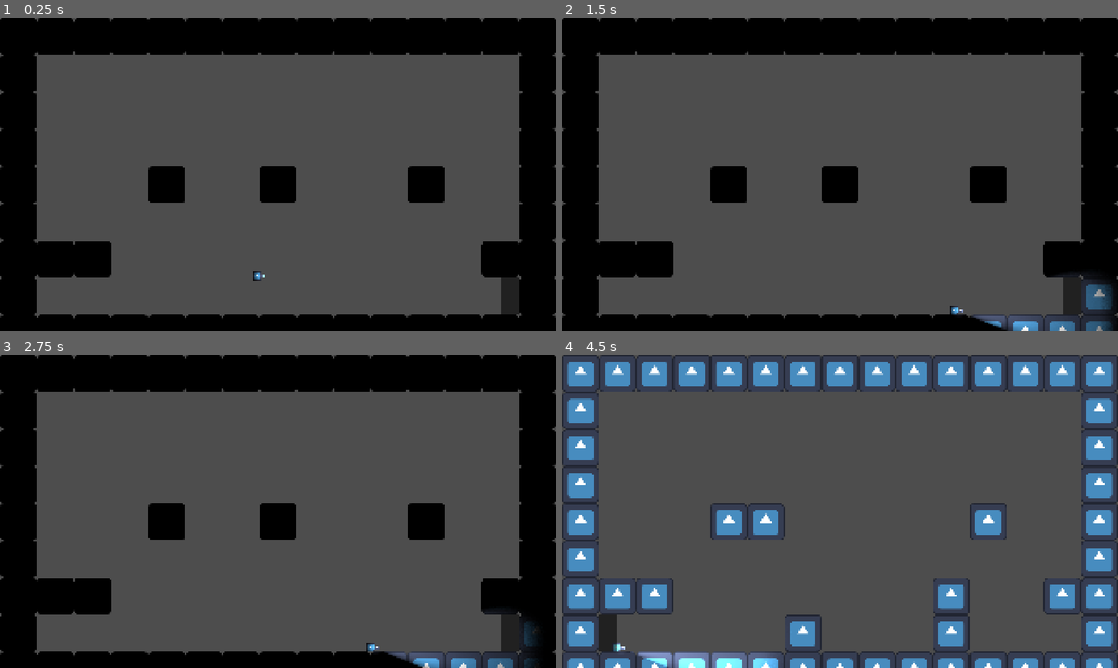
Above: before the commit, frames 1-4 (two rows, left to right).
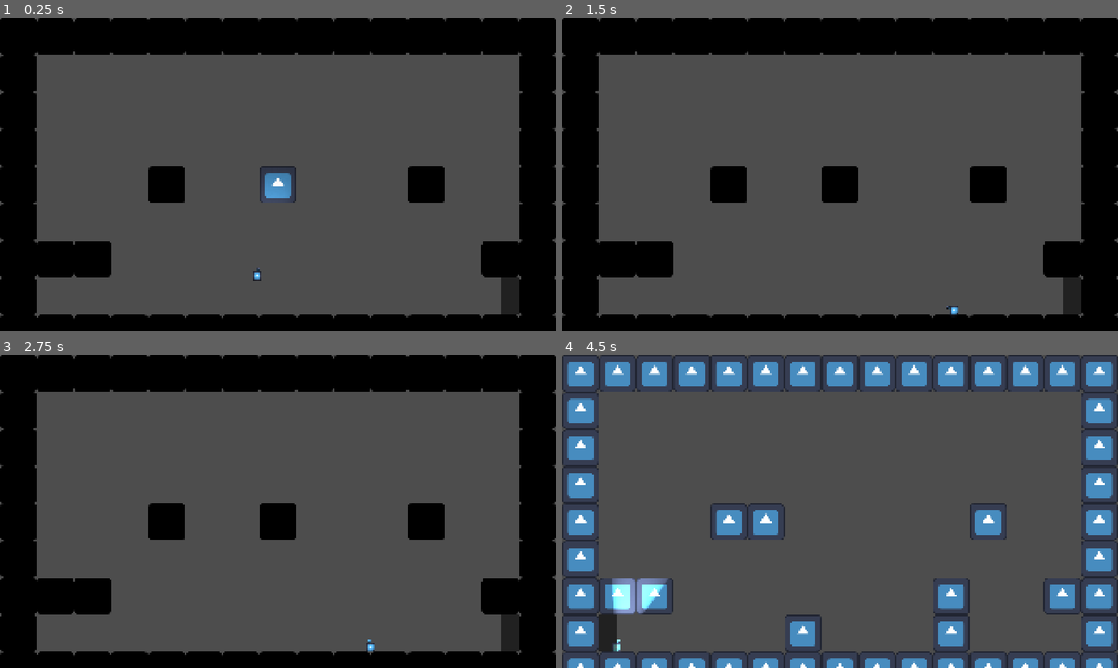
Above: after the commit, the same moments.

Repository: DylanPerry2098/ScreenTear
Game: Godot game, scene res://scenes/levels/test_room.tscn
Two runs of this game, one before a commit and one after it. Both use one fixed random seed, a clock stepped at 60 frames per second and the inputs below. The engine's default icon, where the game draws it, is replaced by a stand-in: a white triangle on a blue panel in a dark square.
Inputs (mouse positions are in pixels of both pictures, inside the frame that each line leads up to):
- Up to frame 1 (0.25 s): no input
- Up to frame 2 (1.5 s): move the mouse to (962, 158) at 0.52 s; hold D (move_right) from 0.53 s (still down); tap E (interact) at 0.6, 1.35 s; tap Space (jump) at 0.77 s; move the mouse to (728, 190) at 1.27 s
- Up to frame 3 (2.75 s): tap Space (jump) at 1.52 s; move the mouse to (333, 442) at 2.02 s; release D (move_right) at 2.03 s; hold A (move_left) from 2.03 s (still down); tap E (interact) at 2.1 s
- Up to frame 4 (4.5 s): move the mouse to (812, 574) at 2.77 s; release A (move_left) at 2.78 s; hold D (move_right) 2.78-4.28 s; tap E (interact) at 2.85, 3.6, 4.35 s; tap Space (jump) at 3.02, 3.77 s; move the mouse to (1006, 558) at 3.52 s; move the mouse to (673, 464) at 4.27 s; hold A (move_left) from 4.28 s (still down)

The runs differ from the first frame. In frame 1, 0.8% of the frame differs, in the area x 45-54%, y 47-84%; in frame 2, 1.9%; in frame 3, 1.5%; in frame 4, 2.0%, in the area x 9-39%, y 71-100%.

Commit message:
Flashlight part 2
Flashlight now orbits player based on global mouse position

Diff:
--- a/scenes/characters/player.tscn
+++ b/scenes/characters/player.tscn
@@ -13,9 +13,6 @@
 [ext_resource type="Texture2D" uid="uid://drp0dedttahbe" path="res://assets/light_point.webp" id="11_2l4js"]
 
 [sub_resource type="CapsuleShape2D" id="CapsuleShape2D_i31h3"]
-
-[sub_resource type="CircleShape2D" id="CircleShape2D_ahet1"]
-radius = 22.022715
 
 [node name="Player" type="CharacterBody2D" unique_id=366328777 node_paths=PackedStringArray("state_machine", "state_idle", "state_run", "state_jump", "state_fall", "state_land")]
 collision_layer = 3
@@ -71,16 +68,14 @@
 wait_time = 0.1
 one_shot = true
 
-[node name="Flashlight" parent="." unique_id=1496237813 instance=ExtResource("10_7vyk4")]
+[node name="LightCenter" type="Node2D" parent="." unique_id=810472179]
+
+[node name="Flashlight" parent="LightCenter" unique_id=1496237813 instance=ExtResource("10_7vyk4")]
 position = Vector2(22, 0)
 
-[node name="CollisionShape2D2" type="CollisionShape2D" parent="." unique_id=1678463297]
-shape = SubResource("CircleShape2D_ahet1")
-disabled = true
-
-[node name="Illumination" type="PointLight2D" parent="." unique_id=612784230]
-position = Vector2(16.025412, -0.7913718)
+[node name="Illumination" type="PointLight2D" parent="LightCenter" unique_id=612784230]
+position = Vector2(1.5, 0)
 rotation = -3.1415925
-scale = Vector2(0.28784972, 0.19633159)
+scale = Vector2(0.18611793, 0.2064088)
 energy = 1.85
 texture = ExtResource("11_2l4js")
--- a/scenes/characters/td_player.tscn
+++ b/scenes/characters/td_player.tscn
@@ -1,6 +1,6 @@
 [gd_scene format=3 uid="uid://dlcau2r73btb8"]
 
-[ext_resource type="Script" uid="uid://cp4c47ugr2j55" path="res://td_player.gd" id="1_u13g6"]
+[ext_resource type="Script" uid="uid://cp4c47ugr2j55" path="res://scripts/player/td_player.gd" id="1_u13g6"]
 [ext_resource type="Texture2D" uid="uid://cb781g0q384rp" path="res://assets/icon.svg" id="2_dc5mv"]
 
 [sub_resource type="CircleShape2D" id="CircleShape2D_ahet1"]
--- a/scenes/gizmos/flashlight.tscn
+++ b/scenes/gizmos/flashlight.tscn
@@ -6,9 +6,9 @@
 [node name="Flashlight" type="Node2D" unique_id=1496237813]
 
 [node name="PointLight2D" type="PointLight2D" parent="." unique_id=21381727]
-position = Vector2(300, -5)
 energy = 4.5
 texture = ExtResource("1_n646v")
+offset = Vector2(300, -5)
 
 [node name="Icon" type="Sprite2D" parent="." unique_id=725536074]
 scale = Vector2(0.1, 0.1)
--- a/scripts/player/player.gd
+++ b/scripts/player/player.gd
@@ -5,6 +5,7 @@
 @export var gravity := 2000.0
 
 @onready var coyote_timer: Timer = $CoyoteTimer
+@onready var light_center: Node2D = $LightCenter
 
 @export var state_machine: StateMachine
 @export var state_idle: State
@@ -61,3 +62,5 @@
 
 func _process(delta: float) -> void:
 	state_machine.update(delta)
+	#light_path.progress_ratio
+	light_center.look_at(get_global_mouse_position())
Renamed: td_player.gd -> scripts/player/td_player.gd
Renamed: td_player.gd.uid -> scripts/player/td_player.gd.uid
